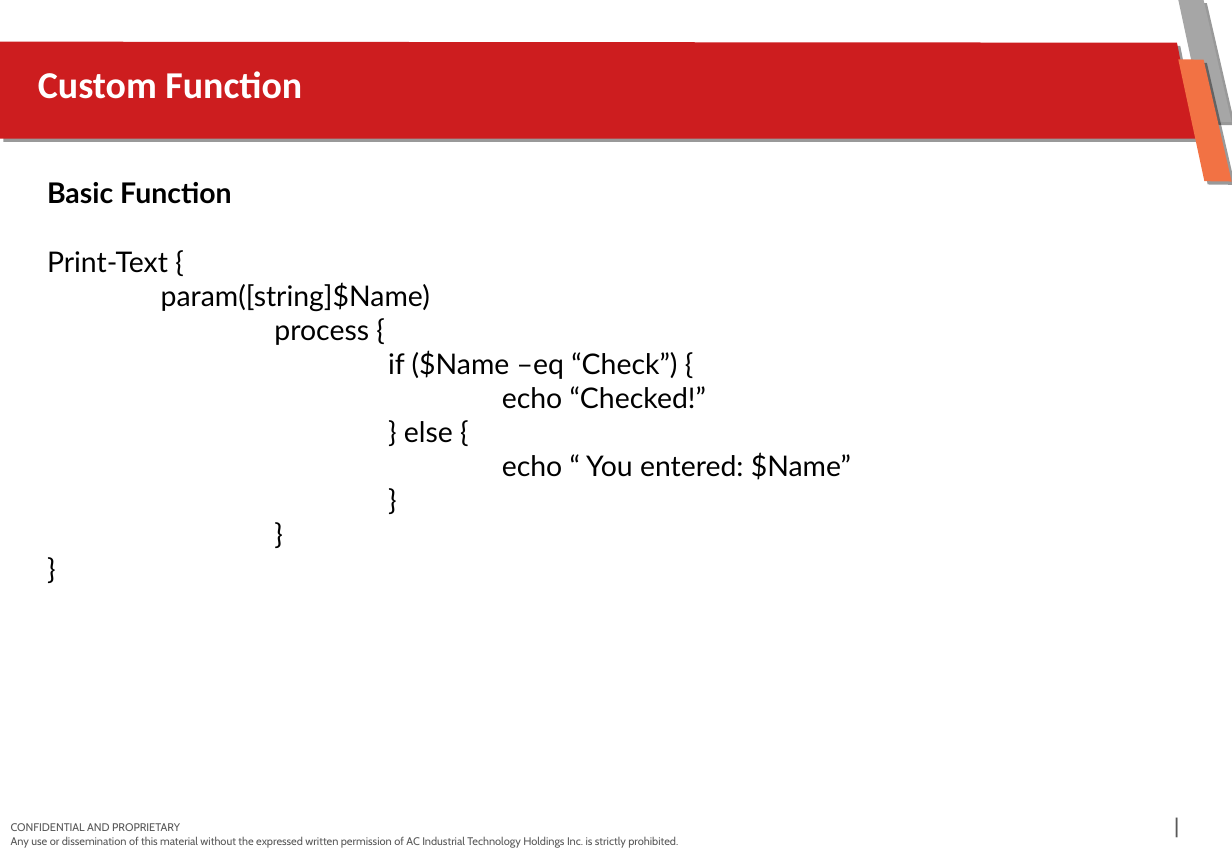
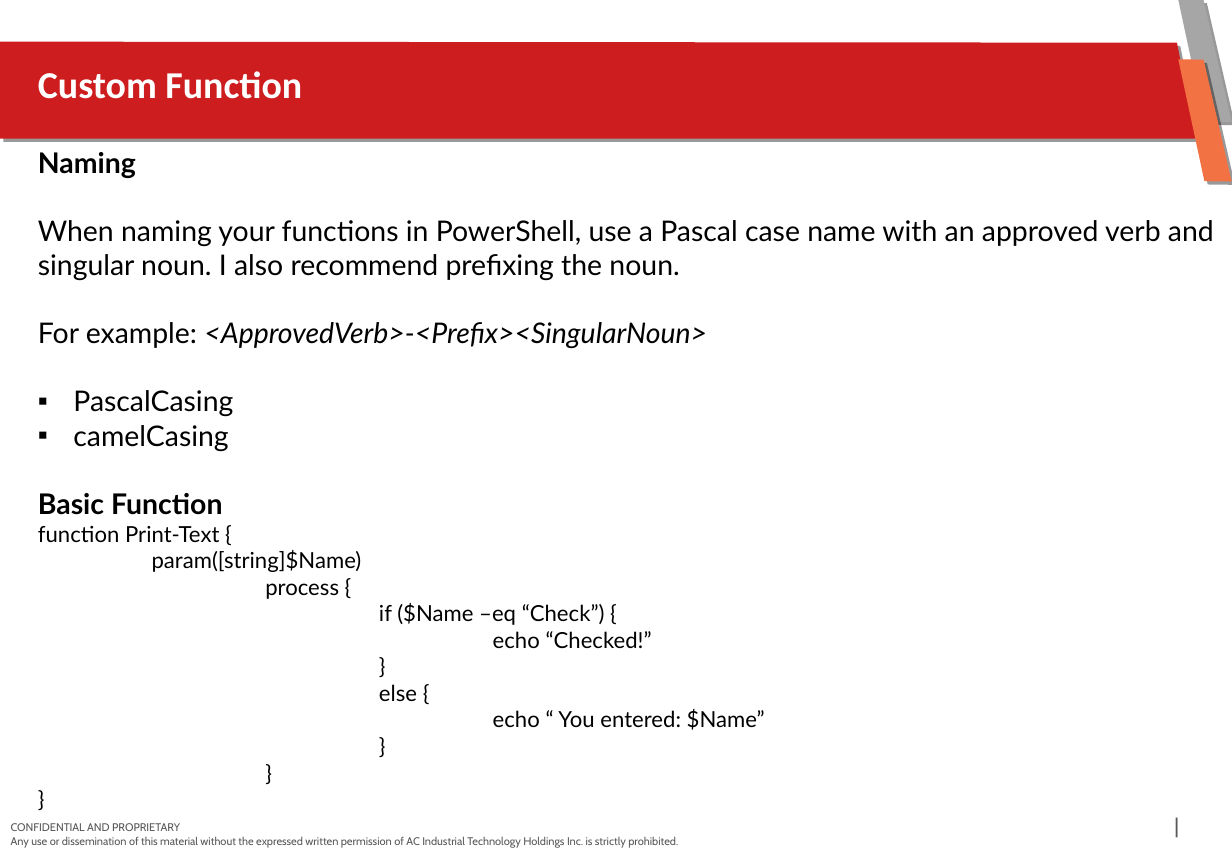
Before and after one commit to BryndellTorio/knowledge_Sharing, a slide deck: slide 16 of DnD Knowledge Sharing - Powershell Task Automation.pptx. Drawn at 1232x853 pixels with LibreOffice and Linux fonts; fonts in the diff are those of the drawing; background and template pictures are left out. Boxes give left, top, right and bottom in pixels: in the first picture for what was removed or moved away, otherwise in the second. Text is boxed around its words. In the diff, an @@ line names an element or a change of style, - is before the commit and + after.

```diff
--- a/DnD Knowledge Sharing - Powershell Task Automation.pptx
+++ b/DnD Knowledge Sharing - Powershell Task Automation.pptx
@@ text "Naming": place and size @@
-text "Naming" at bbox=[47, 182, 851, 480]
+text "Naming" at bbox=[38, 152, 1214, 730]
@@ text at bbox=[38, 152, 1214, 451]: paragraphs added @@
+Naming
+When naming your functions in PowerShell, use a Pascal case name with an approved verb and singular noun. I also recommend prefixing the noun.
+For example: <ApprovedVerb>-<Prefix><SingularNoun>
+▪ PascalCasing
+▪ camelCasing
@@ text at bbox=[38, 526, 219, 542]: text changed; size 18 to 14 pt @@
-Print-Text {
+function Print-Text {
@@ text at bbox=[152, 550, 605, 625]: size 18 to 14 pt in "param([string]$Name)", "process {", "if ($Name –eq “Check”) {", "} } }" @@
@@ text at bbox=[379, 631, 765, 730]: text changed; size 18 to 14 pt @@
-echo “Checked!”
-} else {
-echo “ You entered: $Name”
+echo “Checked!”
+}
+else {
+echo “ You entered: $Name”
```
Also in this commit, not shown: 4 other slides changed, 2 slides added, 4 other files.
